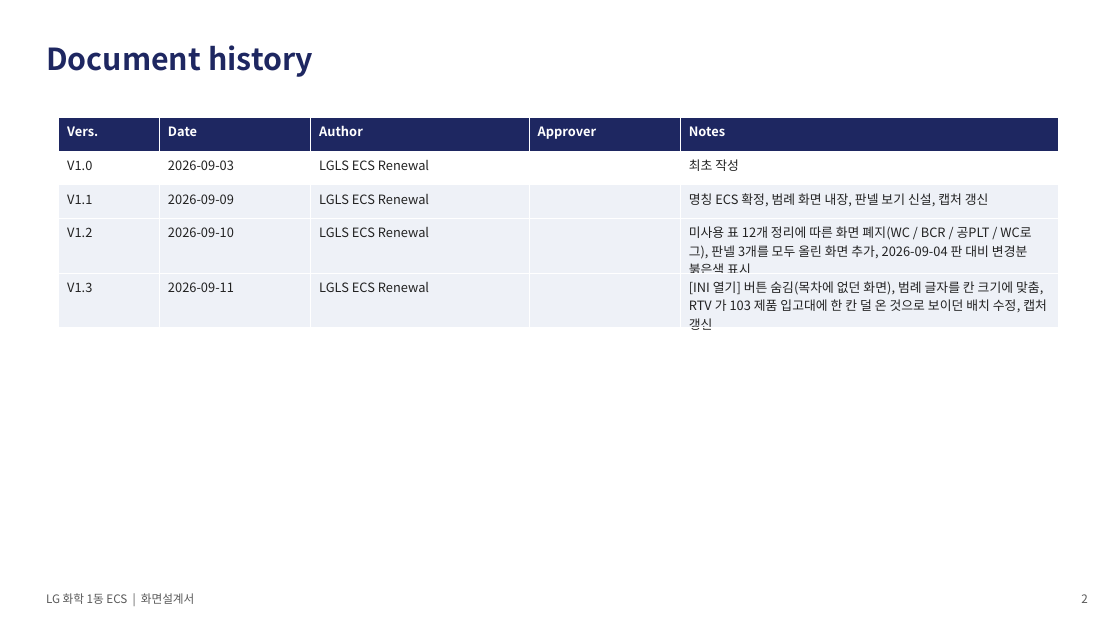
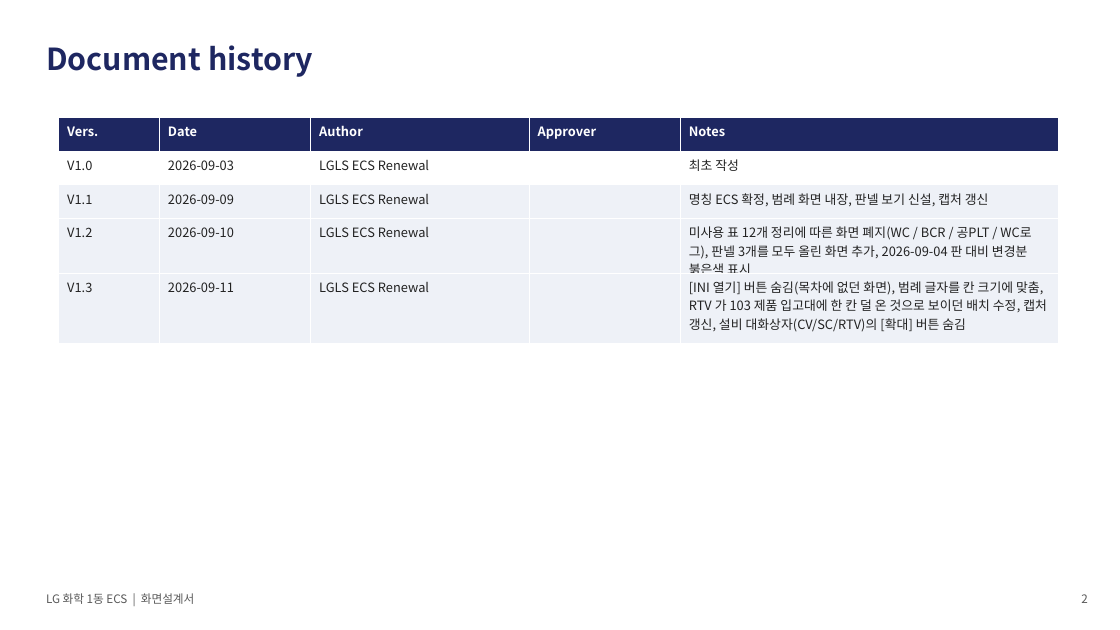
Before and after one commit to yeorijby-coder/LGLS_ALL, a slide deck: slide 2 of docs/산출물_20260911/06_ECS_화면설계서.pptx. Drawn at 1120x630 pixels with LibreOffice and Linux fonts; fonts in the diff are those of the drawing. Boxes give left, top, right and bottom in pixels: in the first picture for what was removed or moved away, otherwise in the second. Text is boxed around its words. In the diff, an @@ line names an element or a change of style, - is before the commit and + after.

```diff
--- a/docs/산출물_20260911/06_ECS_화면설계서.pptx
+++ b/docs/산출물_20260911/06_ECS_화면설계서.pptx
@@ table at (59, 118, 1059, 336) @@
-row 5, column 5: [INI 열기] 버튼 숨김(목차에 없던 화면), 범례 글자를 칸 크기에 맞춤, RTV 가 103 제품 입고대에 한 칸 덜 온 것으로 보이던 배치 수정, 캡처 갱신
+row 5, column 5: [INI 열기] 버튼 숨김(목차에 없던 화면), 범례 글자를 칸 크기에 맞춤, RTV 가 103 제품 입고대에 한 칸 덜 온 것으로 보이던 배치 수정, 캡처 갱신, 설비 대화상자(CV/SC/RTV)의 [확대] 버튼 숨김
```
Also in this commit, not shown: 8 other files.
